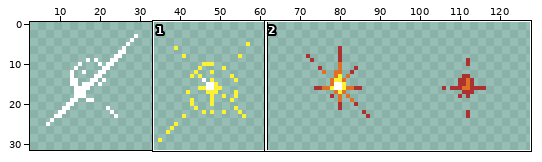
One commit to this sprite sheet: RetroJam2019/Assets/Graphics/Sprites/smallshipexplosion..png. The picture above shows the old version from afar; the outline marks the close-up.
Close-up. As it was:
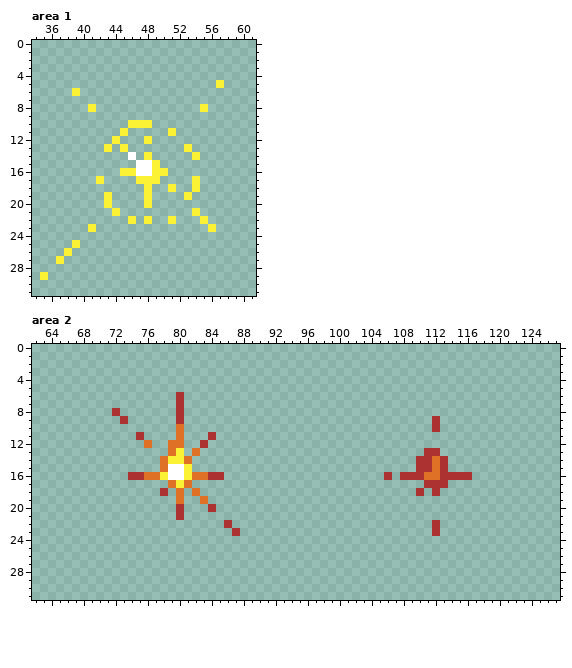
The file is 128x32 pixels. Shown: area 1: x 34..61, y 0..31; area 2: x 62..127, y 0..31. The wide view leaves out empty margins.
The result:
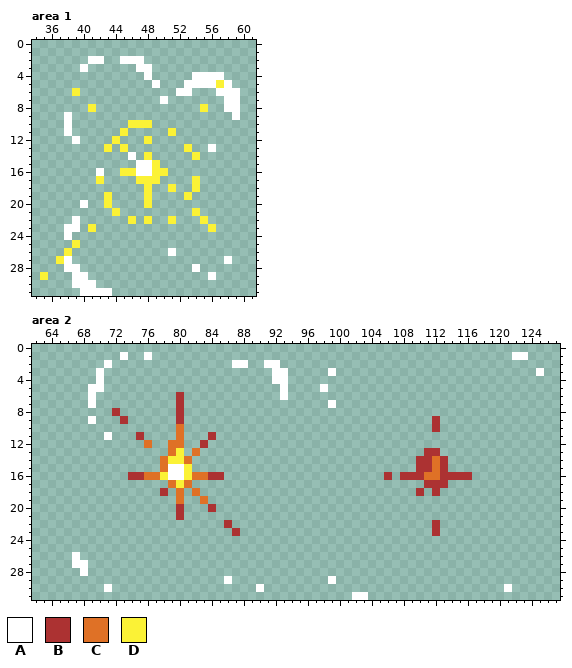
Palette (. is transparent): A #ffffff  B #ac3232  C #df7126  D #fbf236
The exact change:
Area 1:
There is now colour A in row 2 at x 41 to 42 and 45 to 47; in row 3 at x 40 and 47 to 48; in row 4 at x 48 and 54 to 57; in row 5 at x 49, 53 to 56 and 58; in row 6 at x 52 to 53 and 57 to 59; in row 7 at x 50 and 58 to 59.
There is now colour A in row 8 at x 58 to 59; in row 9 at x 38 and 59; in rows 10 to 11 at x 38; in row 12 at x 39; in row 13 at x 56; in row 16 at x 42.
There is now colour A in row 20 at x 40; in row 22 at x 39; in row 23 at x 38 to 39; in row 24 at x 38; in row 26 at x 51; in row 27 at x 38 and 58.
There is now colour A in row 28 at x 38 to 39 and 54; in row 29 at x 39 to 40 and 56; in row 30 at x 39 to 41; in row 31 at x 40 to 43.
Area 2:
There is now colour A in row 1 at x 73, 76 and 122 to 123; in row 2 at x 71, 87 to 88 and 91 to 92; in row 3 at x 70, 92 to 93, 99 and 125; in row 4 at x 70 and 92 to 93; in row 5 at x 69 to 70, 93 and 98; in row 6 at x 69 and 93.
There is now colour A in row 7 at x 69 and 99; in row 9 at x 69; in row 11 at x 71; in row 26 at x 67; in row 27 at x 67 to 68; in row 28 at x 68.
There is now colour A in row 29 at x 86 and 99; in row 30 at x 71, 90 and 121; in row 31 at x 102 to 103.
